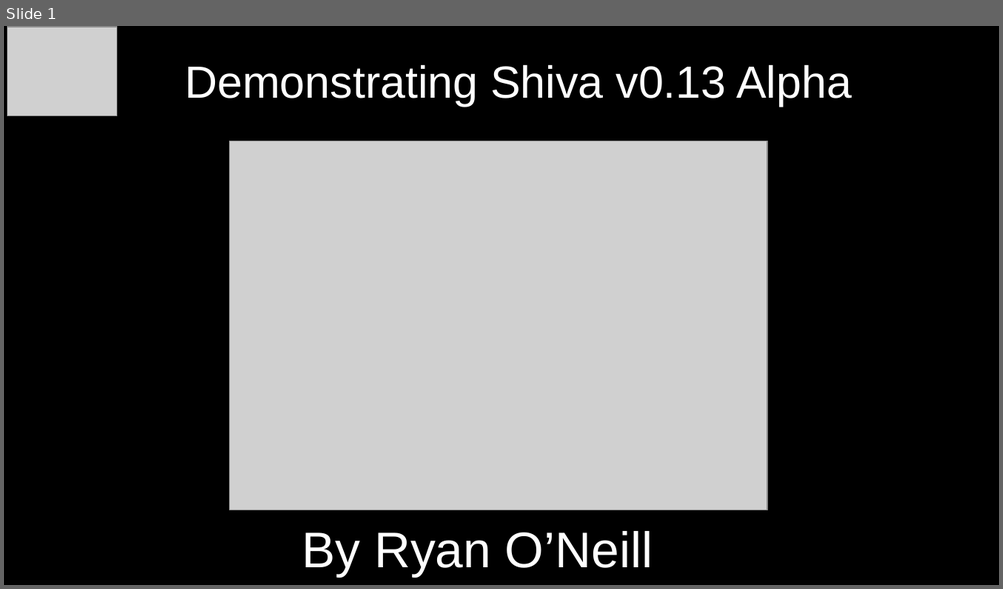
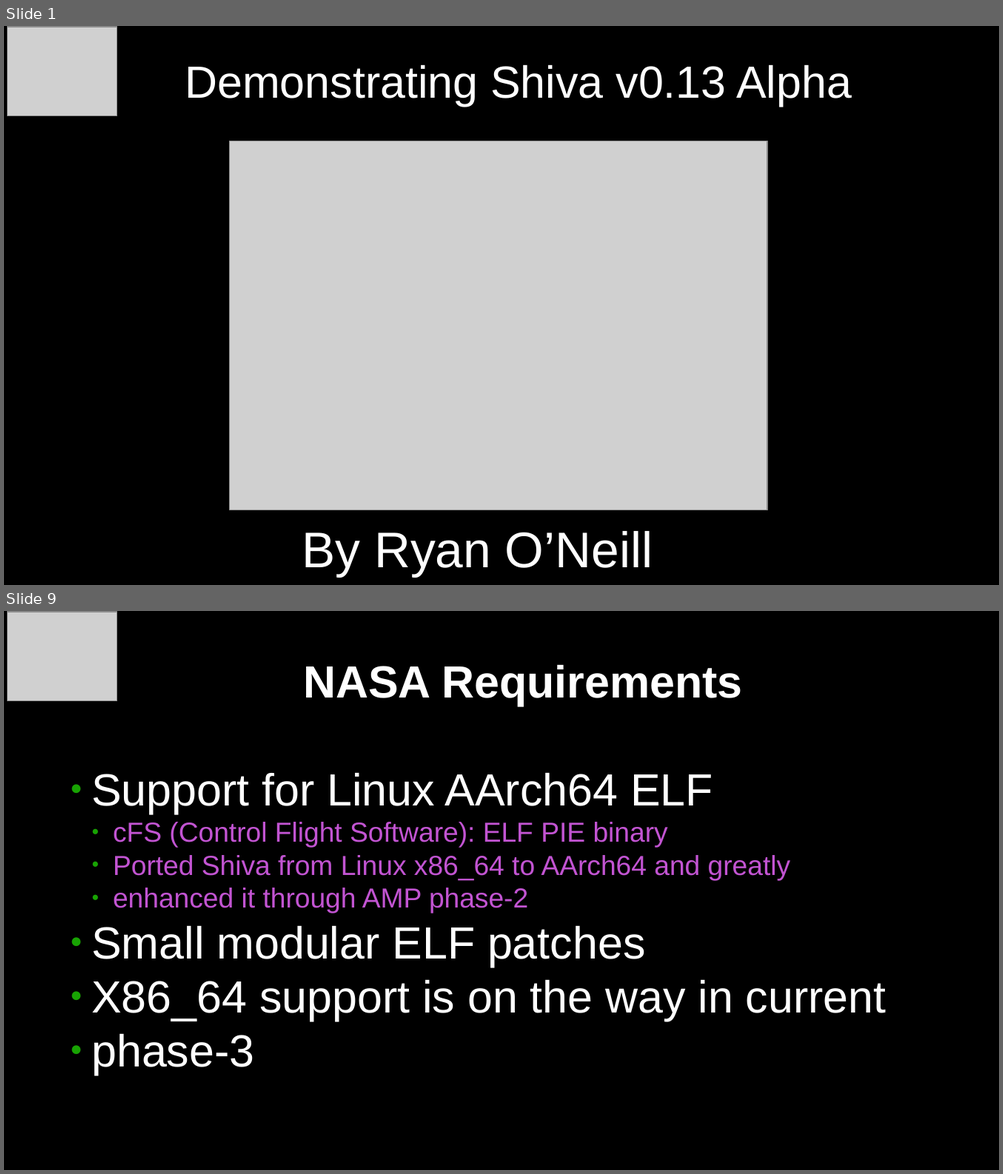
Before and after one commit to elfmaster/shiva_presentations, a slide deck: shiva-presentation-ais-darpa-oct-2023.odp. Shown one above the other, each under a label of ours: slide 1 before the commit, slides 1 and 9 after it; the slides between them are not shown. The pictures are 1003x589 and 1003x1174 pixels, drawn with LibreOffice and Linux fonts; fonts in the diff are those of the drawing; grey boxes stand for pictures. Boxes give left, top, right and bottom in pixels: in the first picture for what was removed or moved away, otherwise in the second. Text is boxed around its words. In the diff, an @@ line names an element or a change of style, - is before the commit and + after.

```diff
--- a/shiva-presentation-ais-darpa-oct-2023.odp
+++ b/shiva-presentation-ais-darpa-oct-2023.odp
@@ slide 9 added at [4,611,999,1170], background #000000 @@
@@ picture added at [8,612,116,701] @@
@@ title added at [303,664,742,706], 36 pt, text #FFFFFF, bold @@
+NASA Requirements
@@ text added at [91,772,886,1075], 22 pt, text #C254D2 @@
+● Support for Linux AArch64 ELF
+  ● cFS (Control Flight Software): ELF PIE binary
+  ● Ported Shiva from Linux x86_64 to AArch64 and greatly
+  ● enhanced it through AMP phase-2
+● Small modular ELF patches
+● X86_64 support is on the way in current
+● phase-3
```
Also in this commit, not shown: 5 slides changed, 5 other slides added.
